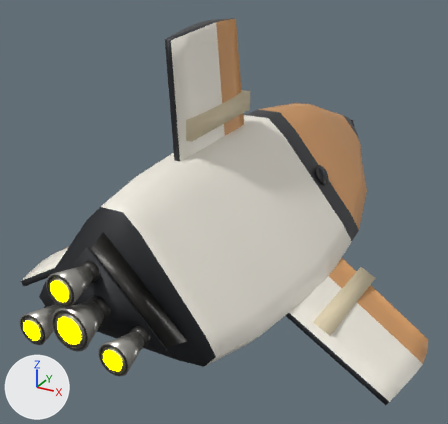
The glTF model ThoriumGap_JS/models/Ship_Standard_10.glb, before and after one commit.
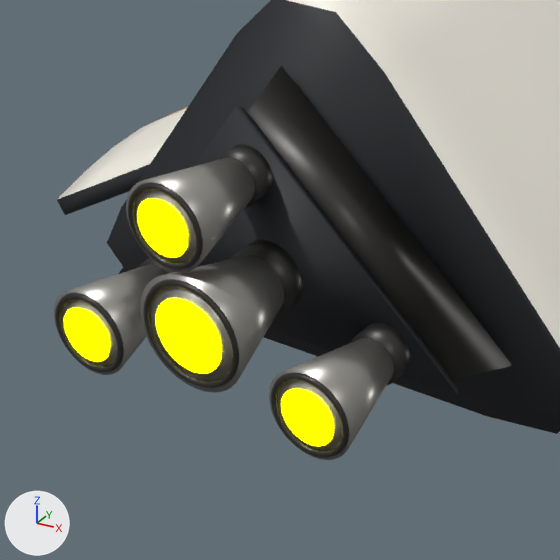
Each version appears first whole from a camera (50 mm lens) standing at (3.22, -6.85, 2.98) and looking at (-0.3, -0.44, -0.22), and next in a close-up on the part from 0% to 46% of the width and 49% to 97% of the height. The axes (+X, +Y, +Z) are drawn at lower left. The lights are the same throughout. The last two pictures show the newer version. Where no turn or scale is listed for an object, it has been applied to the vertices.

Objects in the first close-up: 'EngineBell_Center_BurnishedNozzle', 'EngineBell_Dorsal_BurnishedNozzle', 'EngineBell_LowerLeft_BurnishedNozzle', 'EngineBell_LowerRight_BurnishedNozzle', 'EngineBlock_AftTriFoldTrimFrame', 'EngineBlock_AftTriangularIntegratedMountPlate', 'EngineEmitter', 'EngineLip_Center_DarkRim', 'EngineLip_Dorsal_DarkRim', 'EngineThroat_Center_DarkSocket', 'Fuselage_RoundedTriangleTriFoldBody', 'Wing_LowerLeft_TriFoldCornerBladePaintedMesh' and 5 more.
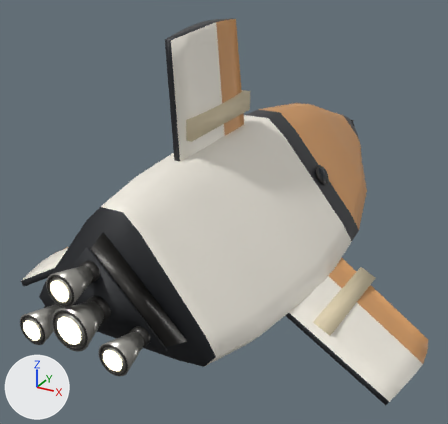
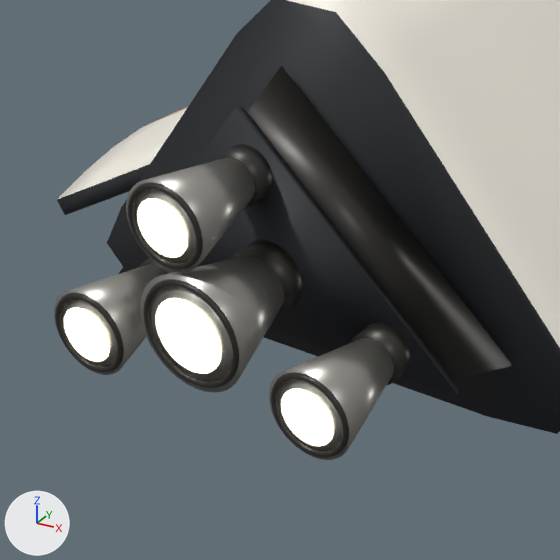
Changed parts and their boxes (x1, y1, x2, y2) in the close-ups (560 x 560 px):
'EngineEmitter', recoloured
    both: (64, 198, 334, 446)

What changed in the scene script:
```text
Change mat_engineglow:
    mat_engineglow.emission_color: (1.0, 1.0, 0.0) -> (0.62, 0.57, 0.4)  # yellow #ffff00 -> beige #cec7aa
```
